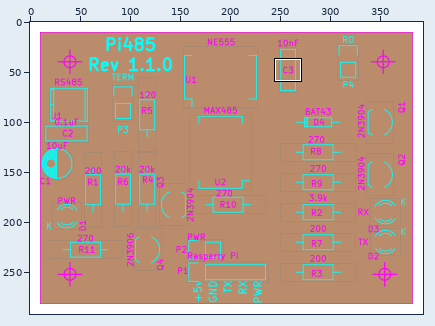
File history of a sprite sheet, standalone/plots/pi485-brd.png. Above: a wide view before the commit, with the close-up outlined.
Close-up. Old version:
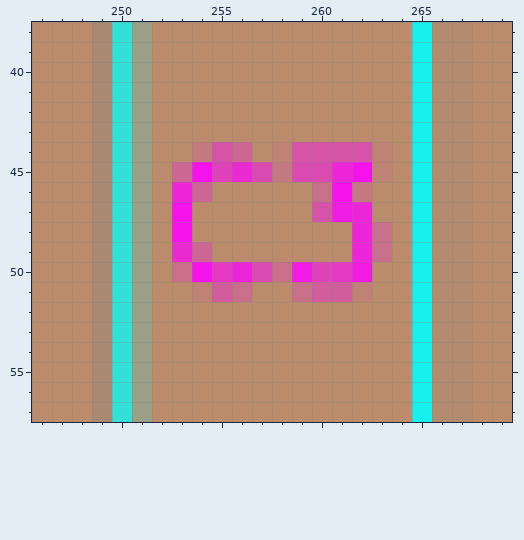
The file is 393x292 pixels. Colours within 5 levels of each other are drawn and written as one. Shown: x 246..269, y 38..57. The commit also changed other parts of the picture, which this record leaves out.
New version:
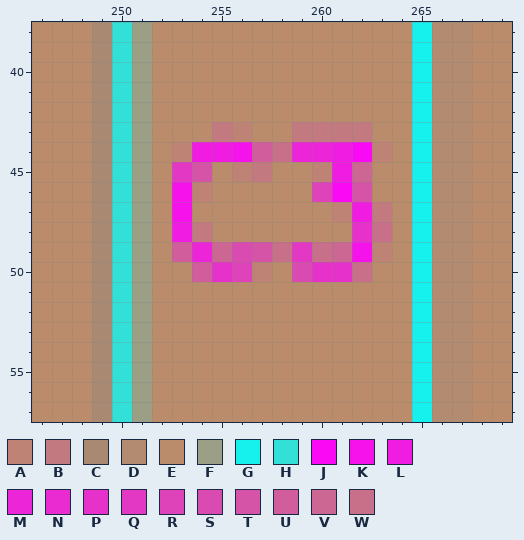
Palette (. is transparent): A #bf8376  B #c37980  C #aa8973  D #b38b70  E #ba8c6c  F #9b9f85  G #16f1ee  H #32e0d8  J #fa09f5  K #f613eb  L #f11ce2  M #ed25d8  N #ea2bd1  P #e632cb  Q #e338c4  R #de43b9  S #da4bb1  T #d654a7  U #d15d9d  V #cc6793  W #c87089
Changes in this commit:
{"y":43,"x":255,"old":"EE","new":"BA"}
{"y":43,"x":259,"old":"EEEE","new":"BBBB"}
{"y":44,"x":253,"old":"EBTVEATTTT","new":"ALLKUWMMLJ"}
{"y":45,"x":253,"old":"VKRNSBSSMKA","new":"QTEABEEALVE"}
{"y":46,"x":253,"old":"MV","new":"KA"}
{"y":46,"x":260,"old":"WKB","new":"RJT"}
{"y":47,"x":260,"old":"TLME","new":"EALB"}
{"y":48,"x":253,"old":"KE","new":"LB"}
{"y":48,"x":262,"old":"M","new":"P"}
{"y":49,"x":253,"old":"NVEEEEEEEMW","new":"UMVSTWQWVKA"}
{"y":50,"x":253,"old":"WKQMSWLRQL","new":"EUPRAESPPW"}
{"y":51,"x":254,"old":"AUW","new":"EEE"}
{"y":51,"x":259,"old":"WUUA","new":"EEEE"}
